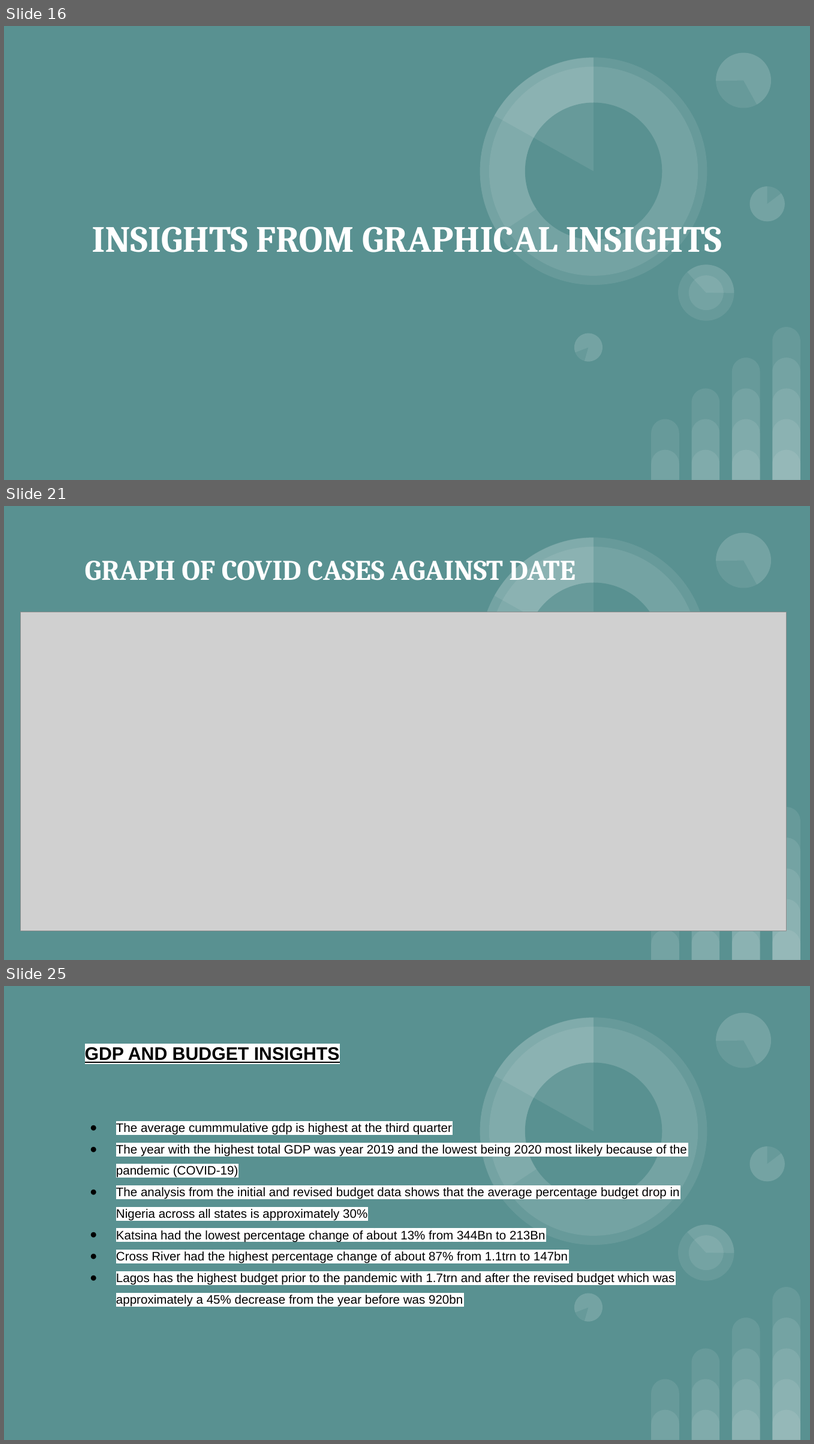
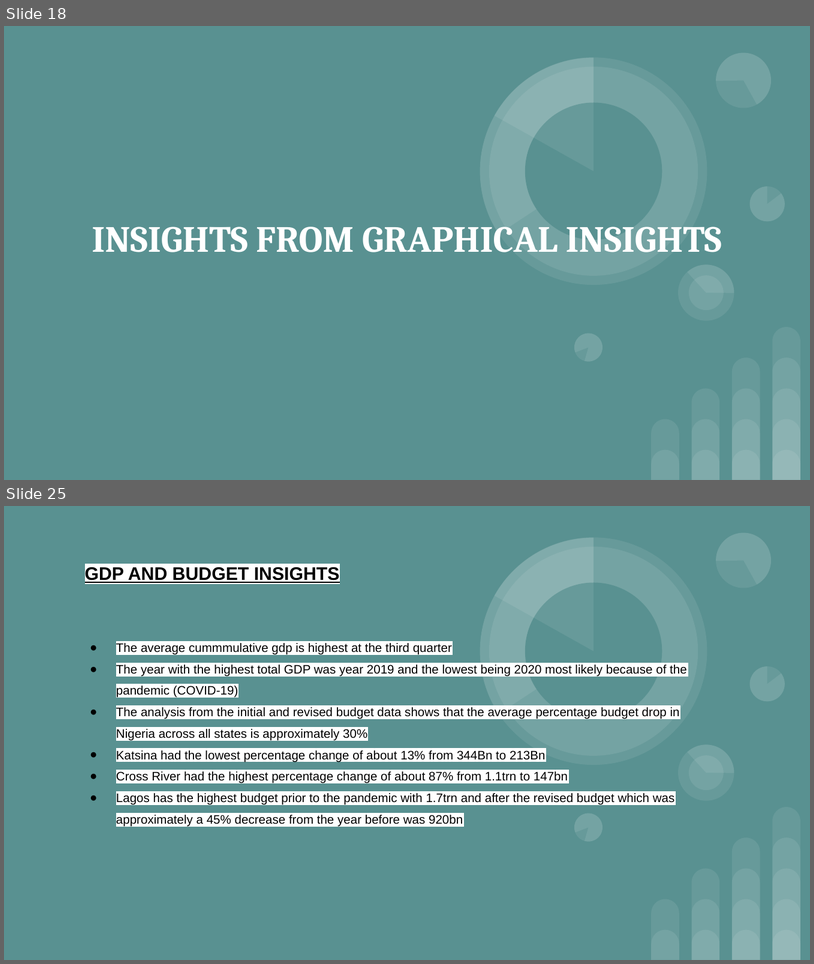
Before and after one commit to Adeleye-Emmanuel/covid19_data_analysis, a slide deck: Covid-19 Executive_Summary.pptx. Shown one above the other, each under a label of ours: slides 16, 21 and 25 before the commit, slides 18 and 25 after it; the slides between them are not shown. The pictures are 814x1444 and 814x964 pixels, drawn with LibreOffice and Linux fonts; fonts in the diff are those of the drawing; grey boxes stand for pictures. Boxes give left, top, right and bottom in pixels: in the first picture for what was removed or moved away, otherwise in the second. Text is boxed around its words. In the diff, an @@ line names an element or a change of style, - is before the commit and + after.

```diff
--- a/Covid-19 Executive_Summary.pptx
+++ b/Covid-19 Executive_Summary.pptx
@@ slide 21 removed at bbox=[4, 506, 810, 960], background #599191; not listed: 21 template elements that a slide beside it also shows @@
@@ title removed at bbox=[85, 554, 576, 580] @@
-GRAPH OF COVID CASES AGAINST DATE
@@ picture removed at bbox=[21, 612, 787, 930] @@
@@ what was slide 16 is now slide 18 @@
```
Also in this commit, not shown: 10 slides changed, 6 slides added, 5 other slides removed, 1 other file.
